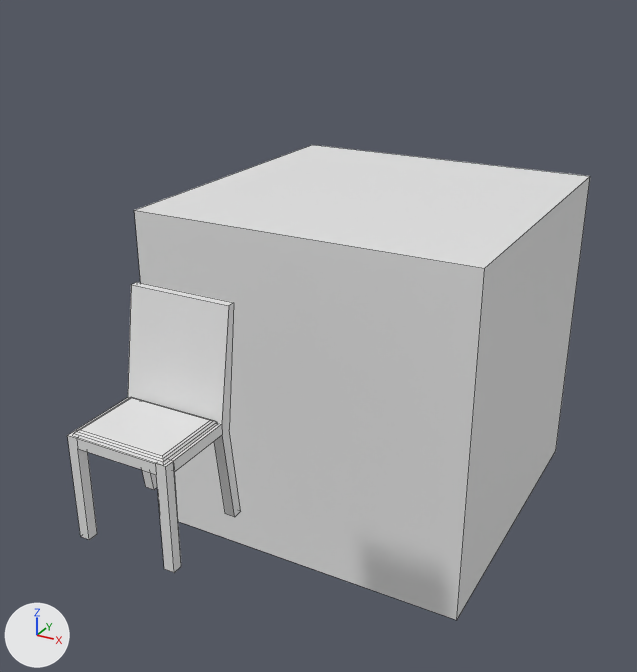
The Blender file 3DEngine/res/scenes/scene.blend: old version first, new version second.
The view is the same before and after, from a 50 mm camera at (2.15, -2.5, 2.31) aimed at (0.01, 1.39, 0.37). Arrows for +X, +Y and +Z are at lower left; the lights stay in place. Mesh edges are drawn as thin lines. Materials are left out; every surface is plain grey.

Names of what the first picture shows: 'Chair', 'ChairPillow', 'Cube'.
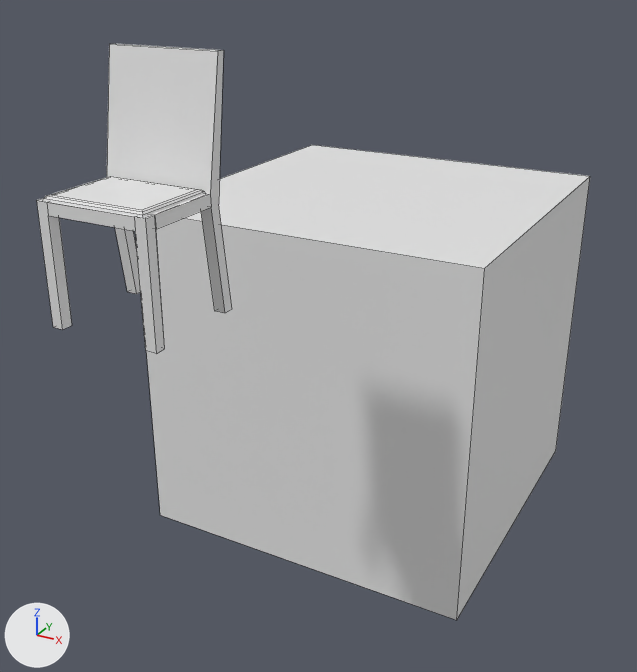
Location of each change, (x1, y1, x2, y2) in pixels of the pictures (637 x 672 px):
'Chair', reshaped, moved (12% wider, 7% taller): before (67, 282, 241, 573); after (37, 44, 232, 354)
'ChairPillow', deleted: before (73, 397, 217, 464)
part 1 of me_chair_002, added: after (43, 176, 205, 217)

The change, as a diff of the scene's bpy script:
```diff
--- a/3DEngine/res/scenes/scene.blend.py
+++ b/3DEngine/res/scenes/scene.blend.py
@@ me_chair_002 @@
 # used by ob_chair; location = (0.0, 0.0, 0.0)
-me_chair_002.from_pydata(...)  # 44 vertices, 33 faces; spans x -0.25..0.25, y -0.25..0.25, z 0.0..1.0
+me_chair_002.from_pydata(...)  # 64 vertices, 51 faces; spans x -0.25..0.25, y -0.25..0.25, z 0.0..1.0
+# me_chair_002 part 1: a new loose piece of 20 vertices spanning x -0.231..0.231, y -0.239..0.127, z 0.49..0.519
@@ ob_chair @@
 ob_chair = bpy.data.objects.new('Chair', me_chair_002)
-ob_chair.location = (0.0, 0.0, 0.0)
+ob_chair.location = (0.0, 0.0, 0.976)
@@ ob_chairpillow @@
-ob_chairpillow = bpy.data.objects.new('ChairPillow', me_chairpillow_002)
-ob_chairpillow.location = (0.03, -0.25, 0.858)
```
